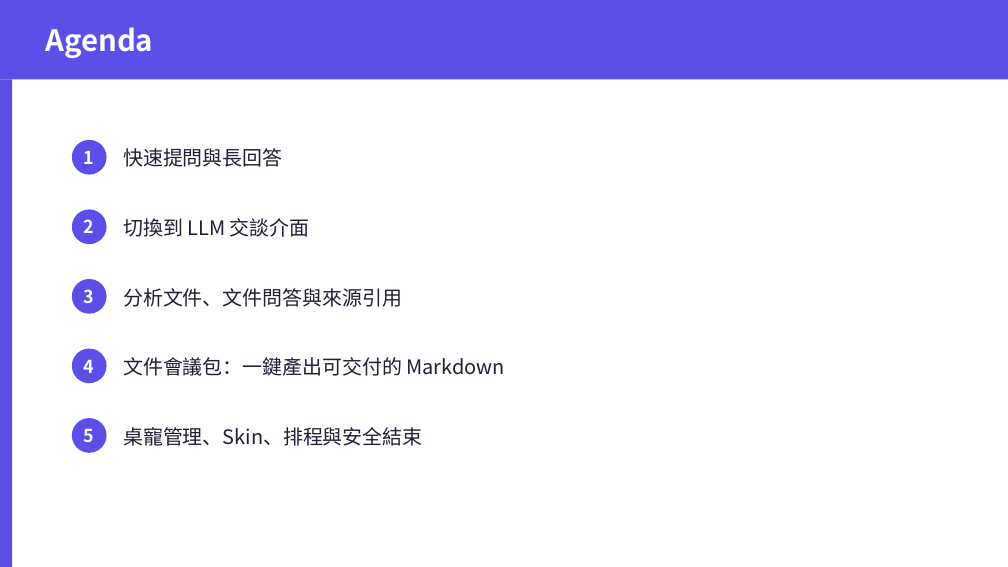
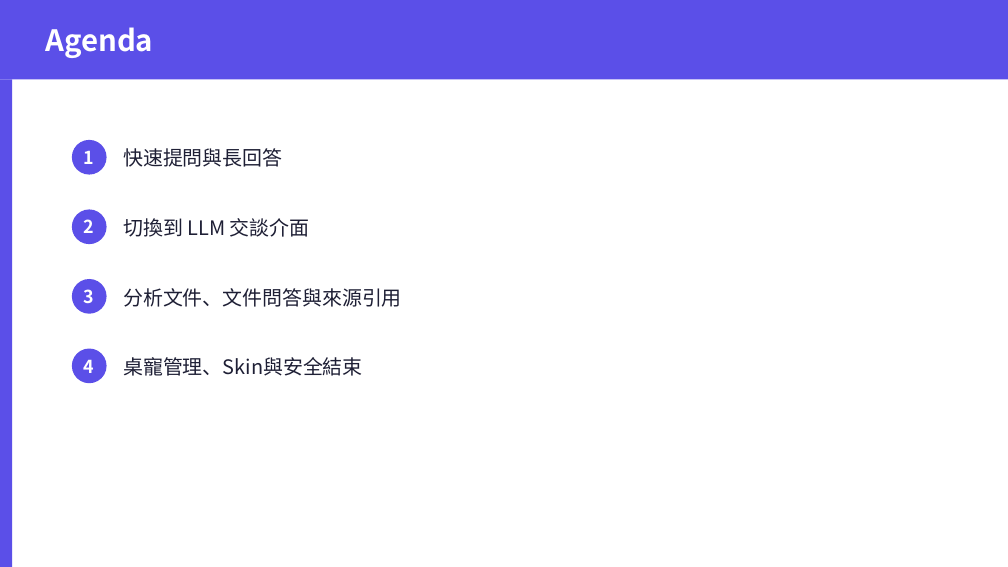
Before and after one commit to tototal999/cat_calude, a slide deck: slide 5 of 使用者SOP_投影版.pptx. Drawn at 1008x567 pixels with LibreOffice and Linux fonts; fonts in the diff are those of the drawing. Boxes give left, top, right and bottom in pixels: in the first picture for what was removed or moved away, otherwise in the second. Text is boxed around its words. In the diff, an @@ line names an element or a change of style, - is before the commit and + after.

```diff
--- a/使用者SOP_投影版.pptx
+++ b/使用者SOP_投影版.pptx
@@ text at bbox=[123, 357, 363, 376]: text changed @@
-桌寵管理、Skin、排程與安全結束
+桌寵管理、Skin與安全結束
@@ text removed at bbox=[123, 357, 504, 376] @@
-文件會議包：一鍵產出可交付的 Markdown
@@ ellipse removed at bbox=[72, 418, 107, 453] @@
@@ text removed at bbox=[84, 429, 95, 442] @@
-5
```
Also in this commit, not shown: 8 other slides changed, 1 slide added, 2 slides removed, 17 other files.
